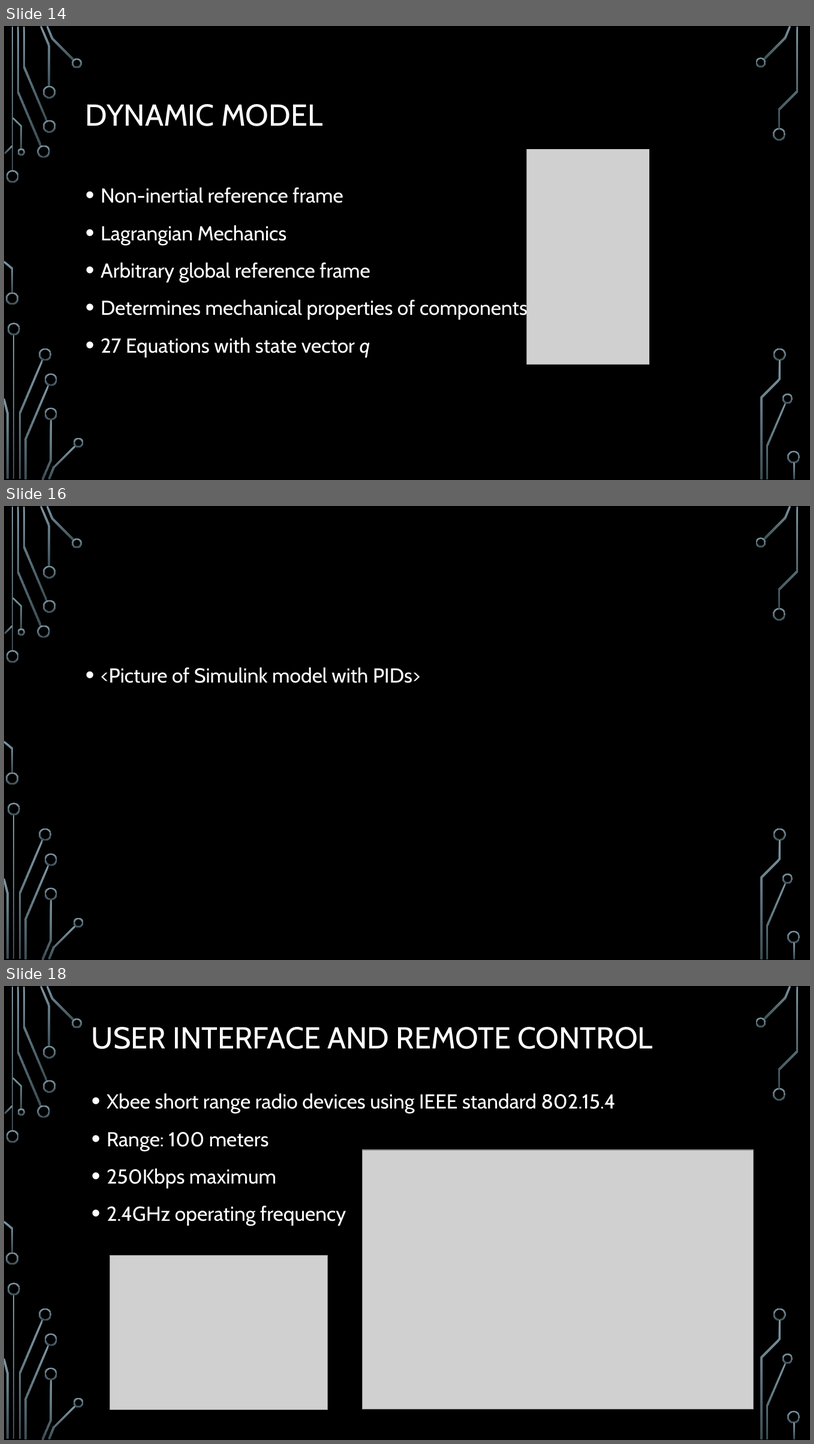
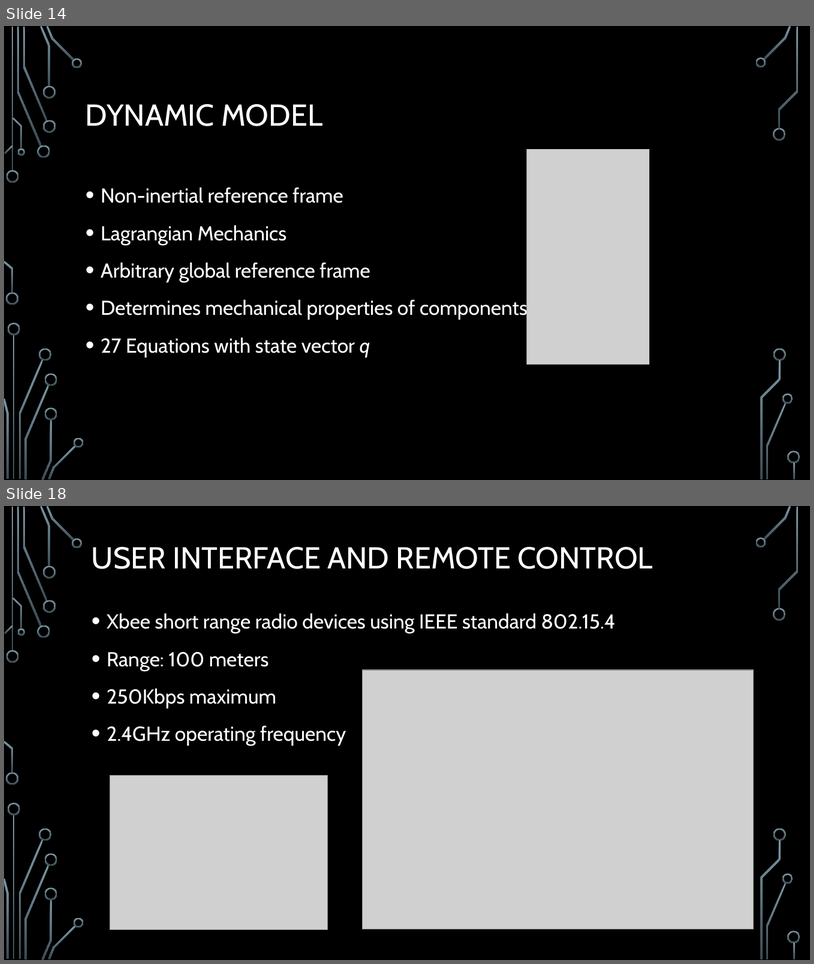
Before and after one commit to Logiant/AgileRoboticControls, a slide deck: Documentation/Presentation/Design Powerpoint.pptx. Shown one above the other, each under a label of ours: slides 14, 16 and 18 before the commit, slides 14 and 18 after it; the slides between them are not shown. The pictures are 814x1444 and 814x964 pixels, drawn with LibreOffice and Linux fonts; fonts in the diff are those of the drawing; grey boxes stand for pictures; background and template pictures are left out. Boxes give left, top, right and bottom in pixels: in the first picture for what was removed or moved away, otherwise in the second. Text is boxed around its words. In the diff, an @@ line names an element or a change of style, - is before the commit and + after.

```diff
--- a/Documentation/Presentation/Design Powerpoint.pptx
+++ b/Documentation/Presentation/Design Powerpoint.pptx
@@ slide 16 removed at [4, 506, 810, 960], background picture (left out); not listed: 36 template elements that a slide beside it also shows @@
@@ text removed at [101, 667, 420, 683] @@
-• <Picture of Simulink model with PIDs>
```
Also in this commit, not shown: 3 slides changed, 1 slide added, 2 other files.
